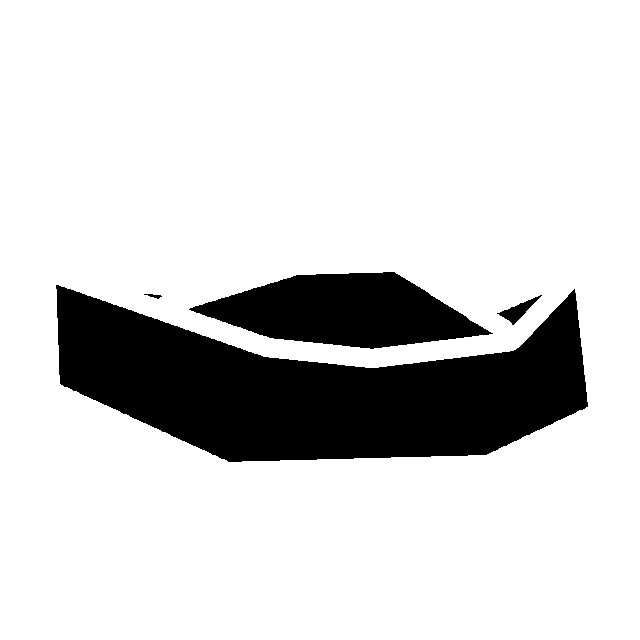
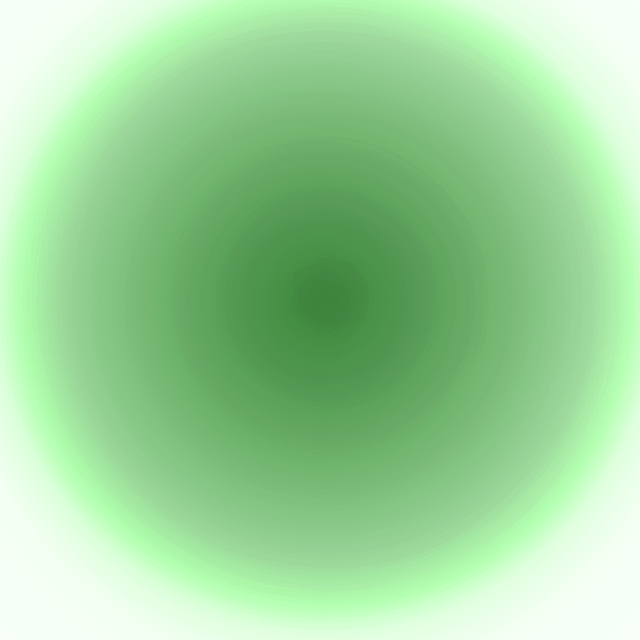
Revision of a layered w=640, h=640 image; what changed, layer by layer:
added layer "blueDot.png" above "Layer #5" over bbox(0, 0, 640, 640)
hid "Layer #5" over bbox(37, 253, 608, 481)
